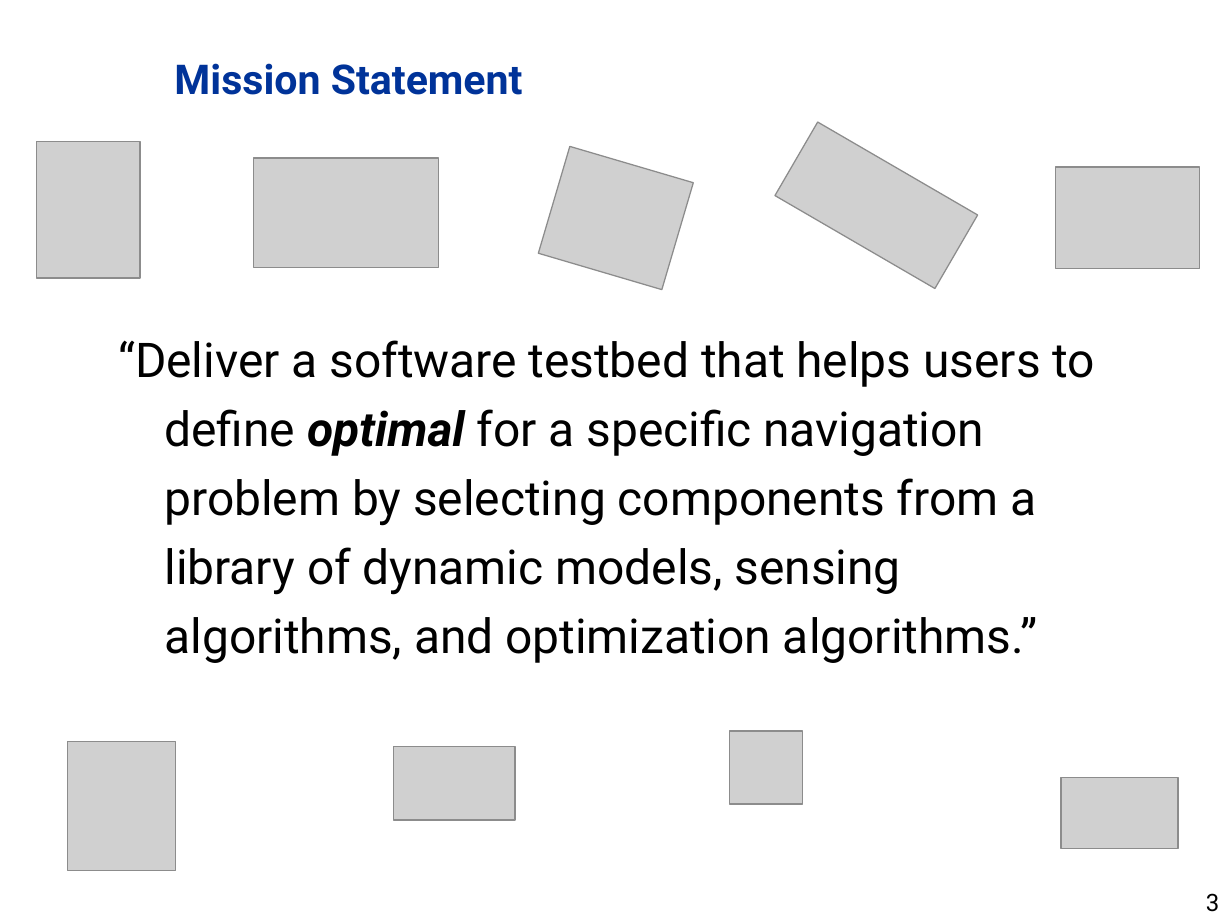
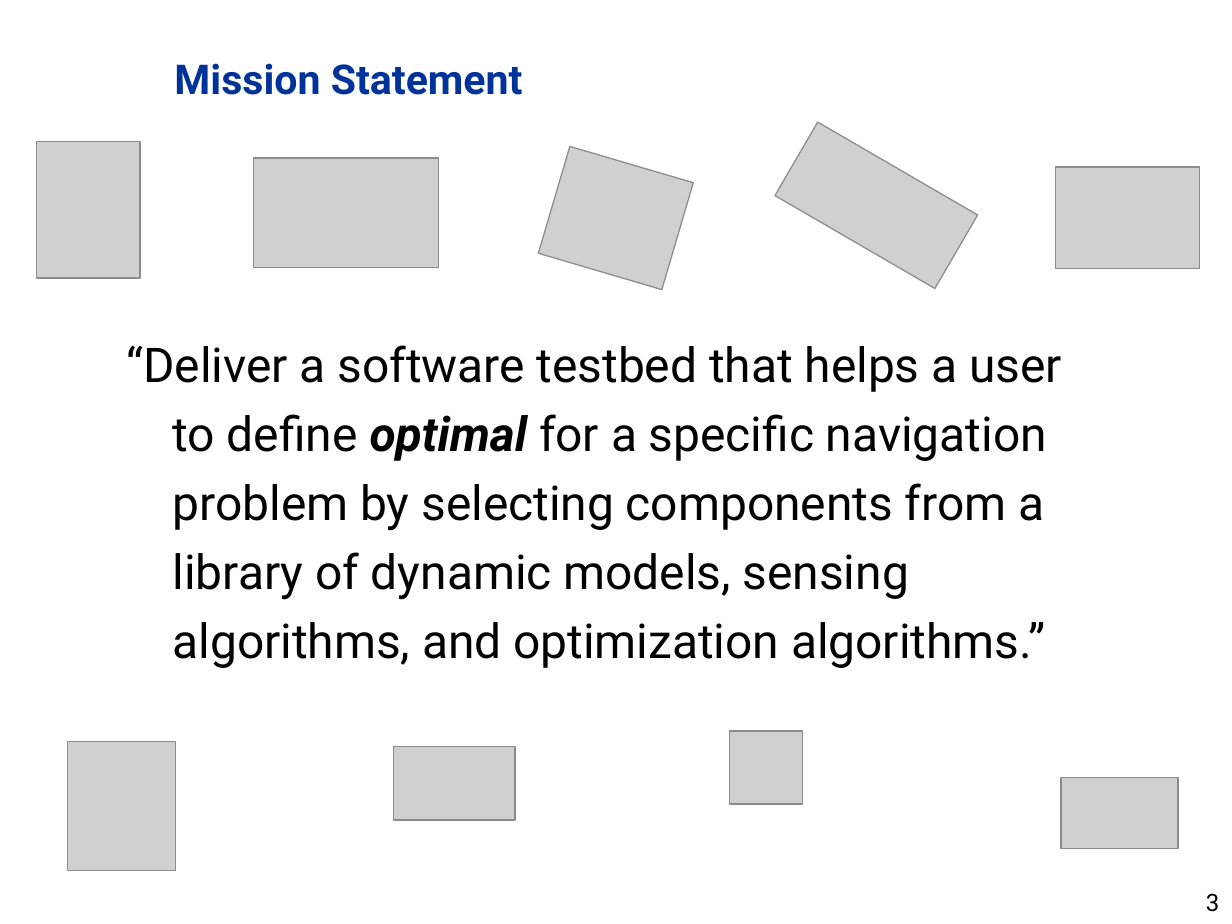
Before and after one commit to dddvision/functionalnavigation, a slide deck: slide 3 of docs/JNC2011/presentation.pptx. Drawn at 1232x924 pixels with LibreOffice and Linux fonts; fonts in the diff are those of the drawing; grey boxes stand for pictures; background and template pictures are left out. Boxes give left, top, right and bottom in pixels: in the first picture for what was removed or moved away, otherwise in the second. Text is boxed around its words. In the diff, an @@ line names an element or a change of style, - is before the commit and + after.

```diff
--- a/docs/JNC2011/presentation.pptx
+++ b/docs/JNC2011/presentation.pptx
@@ text at (126,345,1062,668): text changed @@
-“Deliver a software testbed that helps users to define optimal for a specific navigation problem by selecting components from a library of dynamic models, sensing algorithms, and optimization algorithms.”
+“Deliver a software testbed that helps a user to define optimal for a specific navigation problem by selecting components from a library of dynamic models, sensing algorithms, and optimization algorithms.”
```
Also in this commit, not shown: 13 other slides changed, 2 slides added, 4 slides removed.
